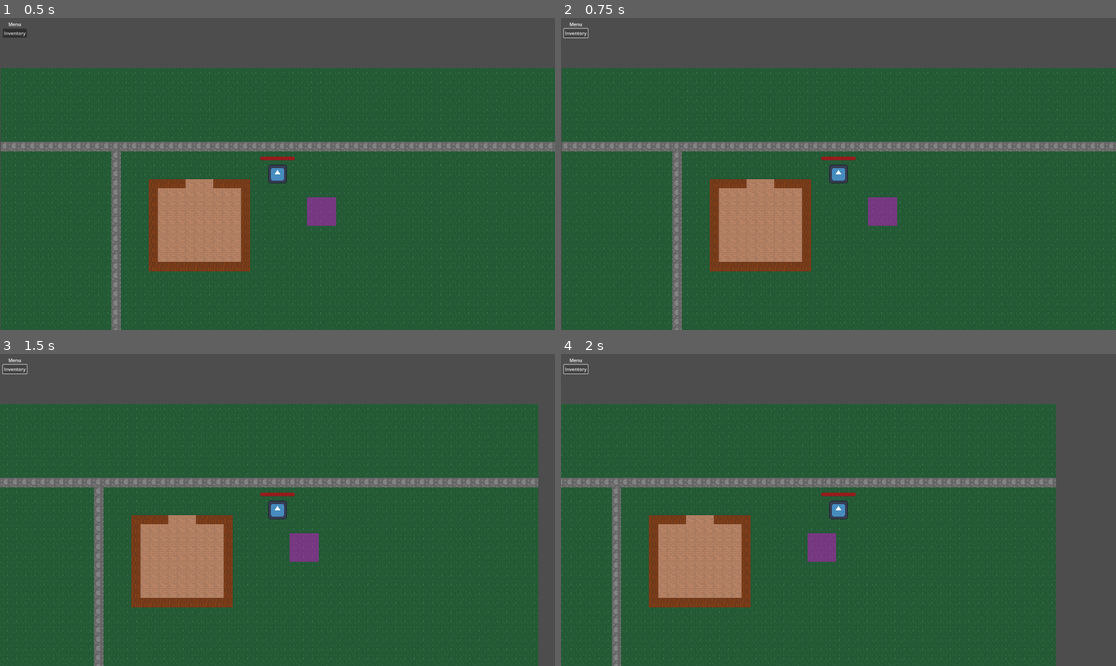
Above: before the commit, frames 1-4 (two rows, left to right).
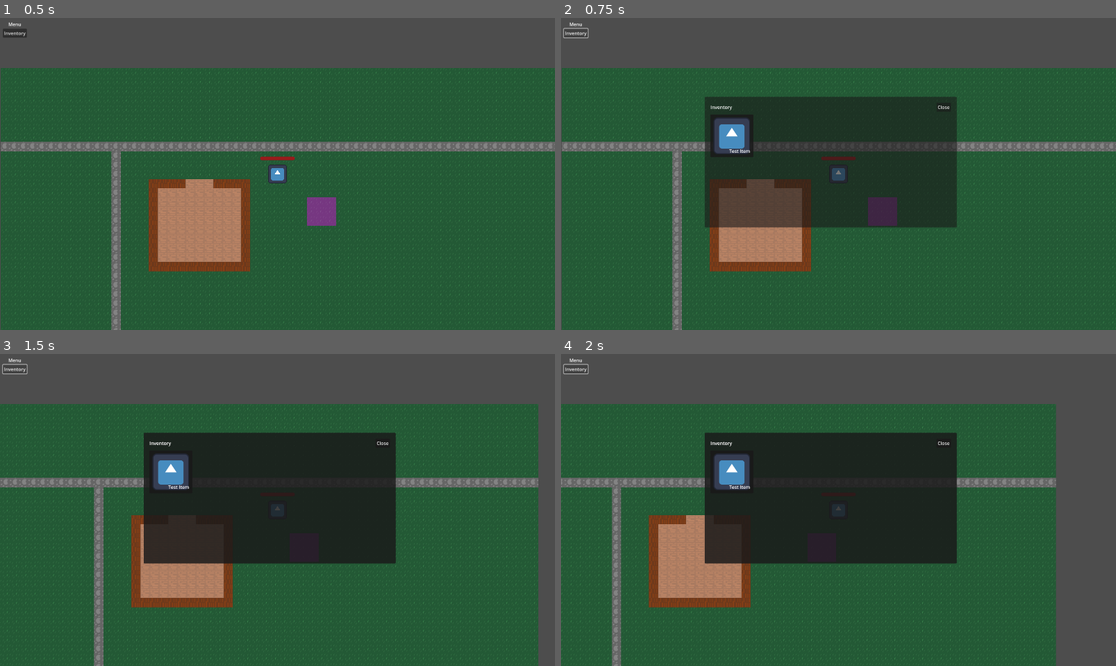
Above: after the commit, the same moments.

Repository: merskip/just-game
Game: Godot game, scene res://Scenes/Main Scene.tscn
The game is run twice, just before and just after one commit, with the same random seed, the same clock (stepped at 60 frames per second) and the same inputs. The engine's default icon, where the game draws it, is replaced by a stand-in: a white triangle on a blue panel in a dark square.
Inputs:
- Up to frame 1 (0.5 s): no input
- Up to frame 2 (0.75 s): click "Inventory" at 0.5 s
- Up to frame 3 (1.5 s): tap Enter at 1.25 s; hold Right (move_right) from 1.28 s (still down)
- Up to frame 4 (2 s): keep holding Right (move_right)

Frame 1 is identical in both runs. In frame 2, 19% of the frame differs, in the area x 25-72%, y 25-68%; in frame 3, 19%; in frame 4, 19%.

Commit message:
Added simple inventory

Diff:
--- /dev/null
+++ b/Inventory/inventory.gd
@@ -0,0 +1,10 @@
+class_name Inventory
+extends Node
+
+var items: Array[InventoryItem] = []
+
+signal items_changed
+
+func add_item(item: InventoryItem):
+	items.append(item)
+	items_changed.emit()
--- /dev/null
+++ b/Inventory/inventory_item.gd
@@ -0,0 +1,5 @@
+class_name InventoryItem
+extends Resource
+
+@export var name: String
+@export var icon: Texture2D
--- /dev/null
+++ b/Inventory/inventory_item_cell.gd
@@ -0,0 +1,9 @@
+class_name InventoryItemCell
+extends PanelContainer
+
+@onready var icon_texture: TextureRect = $MarginContainer/ItemIcon
+@onready var name_label: Label = $MarginContainer/ItemName
+
+func fill(item: InventoryItem):
+	icon_texture.texture = item.icon
+	name_label.text = item.name
--- /dev/null
+++ b/Inventory/inventory_item_cell.tscn
@@ -0,0 +1,28 @@
+[gd_scene load_steps=3 format=3 uid="uid://bcxcp747ebhf5"]
+
+[ext_resource type="Script" path="res://Inventory/inventory_item_cell.gd" id="1_33ih5"]
+[ext_resource type="Texture2D" uid="uid://chh1vkpbvaxsc" path="res://Assets/icon.svg" id="1_hirsy"]
+
+[node name="PanelContainer" type="PanelContainer"]
+script = ExtResource("1_33ih5")
+
+[node name="Panel" type="Panel" parent="."]
+layout_mode = 2
+
+[node name="MarginContainer" type="MarginContainer" parent="."]
+layout_mode = 2
+theme_override_constants/margin_left = 10
+theme_override_constants/margin_top = 10
+theme_override_constants/margin_right = 10
+theme_override_constants/margin_bottom = 10
+
+[node name="ItemIcon" type="TextureRect" parent="MarginContainer"]
+layout_mode = 2
+texture = ExtResource("1_hirsy")
+
+[node name="ItemName" type="Label" parent="MarginContainer"]
+layout_mode = 2
+size_flags_horizontal = 8
+size_flags_vertical = 8
+text = "Item Name
+"
--- /dev/null
+++ b/Inventory/inventory_window.gd
@@ -0,0 +1,14 @@
+class_name InventoryWindow
+extends Panel
+
+@onready var grid_container: GridContainer = $MarginContainer/VBoxContainer/GridContainer
+var _item_cell = preload("res://Inventory/inventory_item_cell.tscn")
+
+func fill(inventory: Inventory):
+	for item in inventory.items:
+		var cell: InventoryItemCell = _item_cell.instantiate()
+		grid_container.add_child(cell)
+		cell.fill(item)
+
+func _on_close_button_pressed() -> void:
+	queue_free()
--- /dev/null
+++ b/Inventory/inventory_window.tscn
@@ -0,0 +1,52 @@
+[gd_scene load_steps=2 format=3 uid="uid://q1oec4045epu"]
+
+[ext_resource type="Script" path="res://Inventory/inventory_window.gd" id="1_5c0p5"]
+
+[node name="InventoryWindow" type="Panel"]
+offset_left = 497.0
+offset_top = 273.0
+offset_right = 1369.0
+offset_bottom = 725.0
+script = ExtResource("1_5c0p5")
+
+[node name="MarginContainer" type="MarginContainer" parent="."]
+layout_mode = 1
+anchors_preset = 15
+anchor_right = 1.0
+anchor_bottom = 1.0
+grow_horizontal = 2
+grow_vertical = 2
+theme_override_constants/margin_left = 20
+theme_override_constants/margin_top = 20
+theme_override_constants/margin_right = 20
+theme_override_constants/margin_bottom = 20
+
+[node name="VBoxContainer" type="VBoxContainer" parent="MarginContainer"]
+layout_mode = 2
+theme_override_constants/separation = 10
+
+[node name="HBoxContainer" type="HBoxContainer" parent="MarginContainer/VBoxContainer"]
+layout_mode = 2
+
+[node name="Label" type="Label" parent="MarginContainer/VBoxContainer/HBoxContainer"]
+layout_mode = 2
+text = "Inventory
+"
+horizontal_alignment = 1
+
+[node name="Control" type="Control" parent="MarginContainer/VBoxContainer/HBoxContainer"]
+layout_mode = 2
+size_flags_horizontal = 3
+
+[node name="CloseButton" type="Button" parent="MarginContainer/VBoxContainer/HBoxContainer"]
+layout_mode = 2
+text = "Close"
+
+[node name="GridContainer" type="GridContainer" parent="MarginContainer/VBoxContainer"]
+layout_mode = 2
+size_flags_vertical = 3
+theme_override_constants/h_separation = 10
+theme_override_constants/v_separation = 10
+columns = 8
+
+[connection signal="pressed" from="MarginContainer/VBoxContainer/HBoxContainer/CloseButton" to="." method="_on_close_button_pressed"]
--- /dev/null
+++ b/Inventory/test_item.tres
@@ -0,0 +1,9 @@
+[gd_resource type="Resource" script_class="InventoryItem" load_steps=3 format=3 uid="uid://qeg8lkgfx15o"]
+
+[ext_resource type="Script" path="res://Inventory/inventory_item.gd" id="1_bjjag"]
+[ext_resource type="Texture2D" uid="uid://chh1vkpbvaxsc" path="res://Assets/icon.svg" id="1_t0pp8"]
+
+[resource]
+script = ExtResource("1_bjjag")
+name = "Test Item"
+icon = ExtResource("1_t0pp8")
--- a/Models/player.gd
+++ b/Models/player.gd
@@ -1,6 +1,13 @@
+class_name Player
 extends CharacterBody2D
 
 @export var speed: float = 300.0
+@export var start_items: Array[InventoryItem]
+@onready var unit: Unit = $Unit
+
+func _ready() -> void:
+	for item in start_items:
+		unit.inventory.add_item(item)
 
 func _physics_process(_delta: float) -> void:
 	var move = Vector3(
--- a/Models/unity.gd
+++ b/Models/unity.gd
@@ -3,6 +3,8 @@
 
 var _health: int
 var _max_health: int = 100
+
+var inventory: Inventory = Inventory.new()
 
 signal on_health_change()
 signal on_die()
--- a/Scenes/GUI.tscn
+++ b/Scenes/GUI.tscn
@@ -1,6 +1,9 @@
-[gd_scene format=3 uid="uid://d2bjrjtongb35"]
+[gd_scene load_steps=2 format=3 uid="uid://d2bjrjtongb35"]
+
+[ext_resource type="Script" path="res://Scenes/gui.gd" id="1_jxvrt"]
 
 [node name="CanvasLayer" type="CanvasLayer"]
+script = ExtResource("1_jxvrt")
 
 [node name="VBoxContainer" type="VBoxContainer" parent="."]
 offset_left = 10.0
@@ -17,3 +20,5 @@
 [node name="Button" type="Button" parent="VBoxContainer"]
 layout_mode = 2
 text = "Inventory"
+
+[connection signal="pressed" from="VBoxContainer/Button" to="." method="_on_inventory_button_pressed"]
--- a/Scenes/Main Scene.tscn
+++ b/Scenes/Main Scene.tscn
@@ -1,10 +1,12 @@
-[gd_scene load_steps=6 format=4 uid="uid://bq73ukjrg4bxg"]
+[gd_scene load_steps=8 format=4 uid="uid://bq73ukjrg4bxg"]
 
 [ext_resource type="Script" path="res://Models/game_manager.gd" id="1_0144v"]
 [ext_resource type="PackedScene" uid="uid://d2bjrjtongb35" path="res://Scenes/GUI.tscn" id="1_cjw5i"]
 [ext_resource type="TileSet" uid="uid://dbdwtvdnk7rff" path="res://Assets/gound.tres" id="1_whfwv"]
 [ext_resource type="PackedScene" uid="uid://bj6istu8r131k" path="res://Models/player.tscn" id="2_sggrd"]
 [ext_resource type="PackedScene" uid="uid://wtymqw4gadga" path="res://Models/damage_zone.tscn" id="4_1ey18"]
+[ext_resource type="Script" path="res://Inventory/inventory_item.gd" id="5_t0nsr"]
+[ext_resource type="Resource" uid="uid://qeg8lkgfx15o" path="res://Inventory/test_item.tres" id="6_sly6m"]
 
 [node name="MainScene" type="Node2D"]
 
@@ -19,7 +21,9 @@
 tile_set = ExtResource("1_whfwv")
 
 [node name="Player" parent="." instance=ExtResource("2_sggrd")]
+unique_name_in_owner = true
 position = Vector2(958, 367)
+start_items = Array[ExtResource("5_t0nsr")]([ExtResource("6_sly6m")])
 
 [node name="Camera2D" type="Camera2D" parent="Player"]
 position_smoothing_speed = 10.0
--- /dev/null
+++ b/Scenes/gui.gd
@@ -0,0 +1,12 @@
+class_name GUI
+extends CanvasLayer
+
+func _on_inventory_button_pressed() -> void:
+	show_inventory()
+
+
+func show_inventory():
+	var player_unit: Unit = %Player.get_node("Unit")
+	var inventory_window: InventoryWindow = preload("res://Inventory/inventory_window.tscn").instantiate()
+	add_child(inventory_window)
+	inventory_window.fill(player_unit.inventory)
Not shown, added: Scenes/inv39FB.tmp
